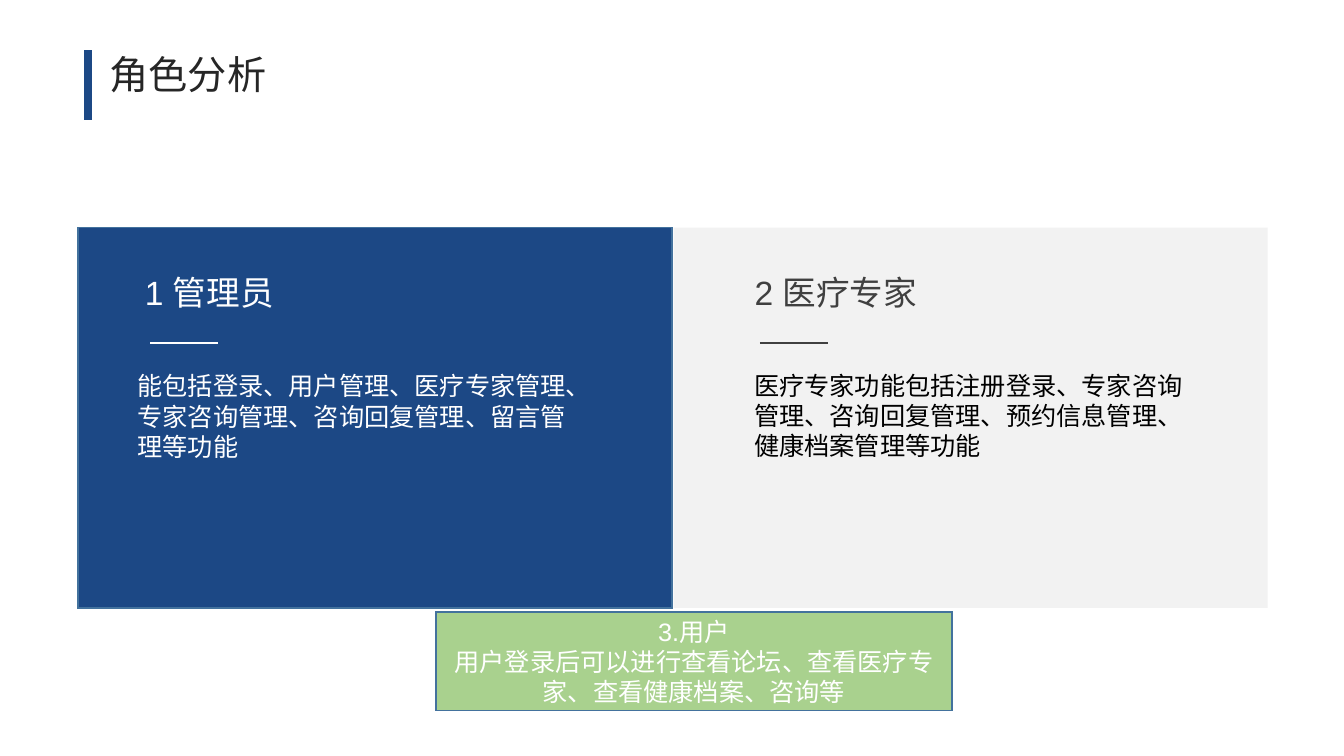
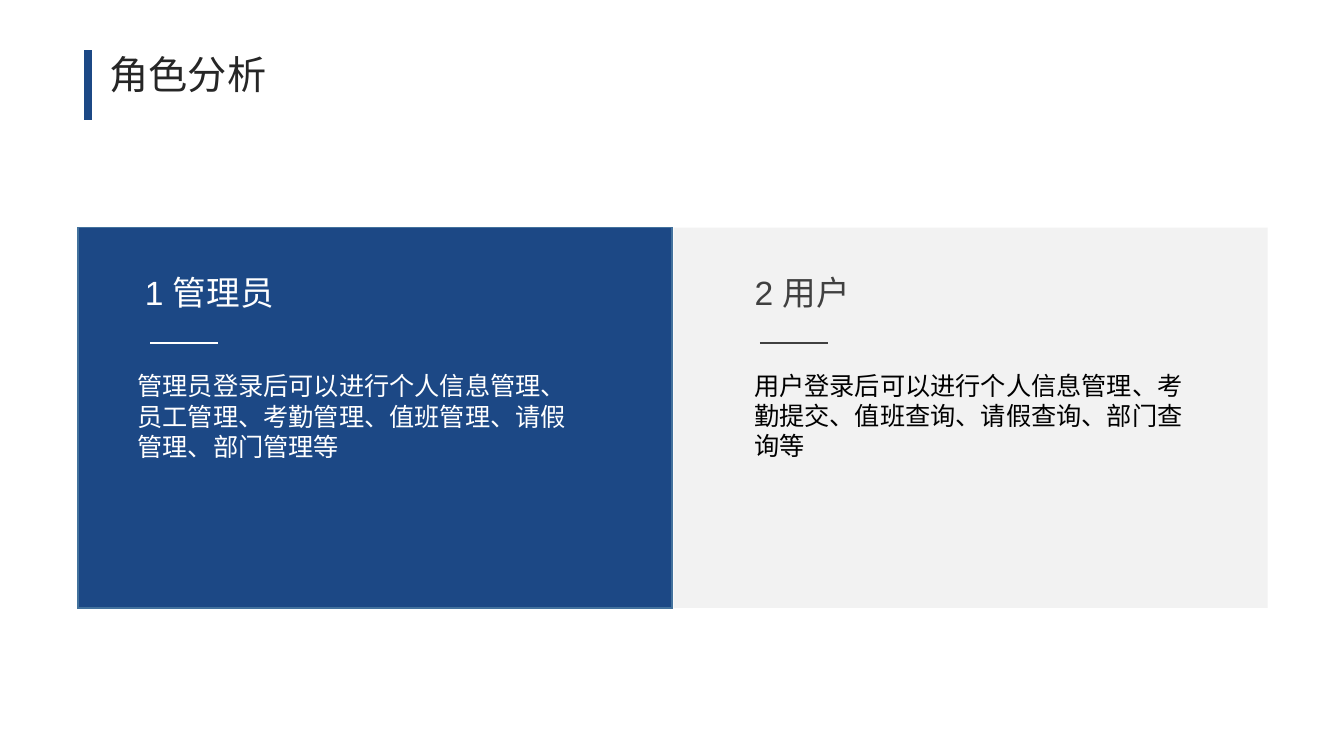
Before and after one commit to liushaoyi1996/lunwen, a slide deck: slide 9 of PPT/yuangong.pptx. Drawn at 1344x756 pixels with LibreOffice and Linux fonts; fonts in the diff are those of the drawing. Boxes give left, top, right and bottom in pixels: in the first picture for what was removed or moved away, otherwise in the second. Text is boxed around its words. In the diff, an @@ line names an element or a change of style, - is before the commit and + after.

```diff
--- a/PPT/yuangong.pptx
+++ b/PPT/yuangong.pptx
@@ text at <box>755,277,850,308</box>: text changed @@
-2 医疗专家
+2 用户
@@ text at <box>137,373,565,458</box>: text changed @@
-能包括登录、用户管理、医疗专家管理、专家咨询管理、咨询回复管理、留言管理等功能
+管理员登录后可以进行个人信息管理、员工管理、考勤管理、值班管理、请假管理、部门管理等
@@ text at <box>754,373,1182,457</box>: text changed @@
-医疗专家功能包括注册登录、专家咨询管理、咨询回复管理、预约信息管理、健康档案管理等功能
+用户登录后可以进行个人信息管理、考勤提交、值班查询、请假查询、部门查询等
@@ rectangle removed at <box>436,612,952,711</box> @@
-3.用户
-用户登录后可以进行查看论坛、查看医疗专家、查看健康档案、咨询等
```
Also in this commit, not shown: 6 other slides changed, 3 slides added, 4 slides removed, 2 other files.
